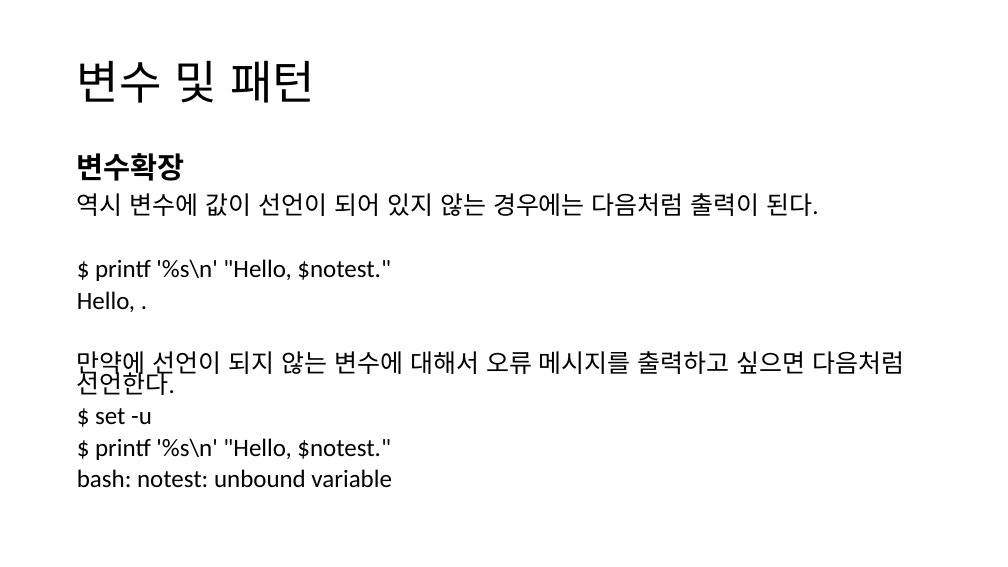
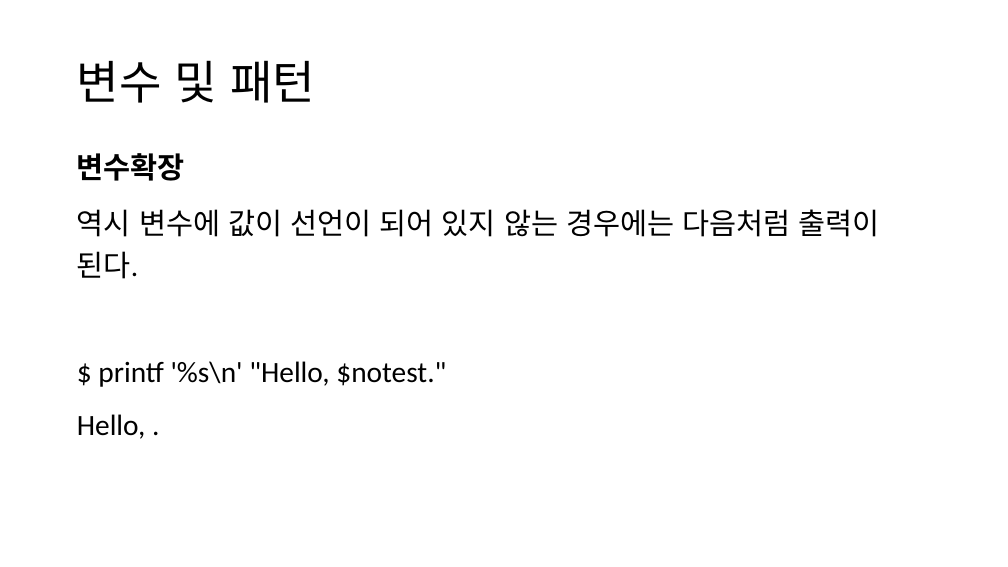
Before and after one commit to tangt64/training_memos, a slide deck: slide 196 of 쉘 + 앤서블.pptx (slide 181 before the commit). Drawn at 1008x567 pixels with LibreOffice and Linux fonts; fonts in the diff are those of the drawing. Boxes give left, top, right and bottom in pixels: in the first picture for what was removed or moved away, otherwise in the second. Text is boxed around its words. In the diff, an @@ line names an element or a change of style, - is before the commit and + after.

```diff
--- a/쉘 + 앤서블.pptx
+++ b/쉘 + 앤서블.pptx
@@ text "역시 변수에 값이 선언이 되어 ..." at box(77, 209, 880, 439): size 23.8 to 28 pt; line spacing 0.7 to 1.2 @@
@@ text at box(77, 351, 904, 488): paragraphs removed @@
-만약에 선언이 되지 않는 변수에 대해서 오류 메시지를 출력하고 싶으면 다음처럼 선언한다.
-$ set -u
-$ printf '%s\n' "Hello, $notest."
-bash: notest: unbound variable
```
Also in this commit, not shown: 18 other slides changed, 24 slides added, 1 slide removed.
